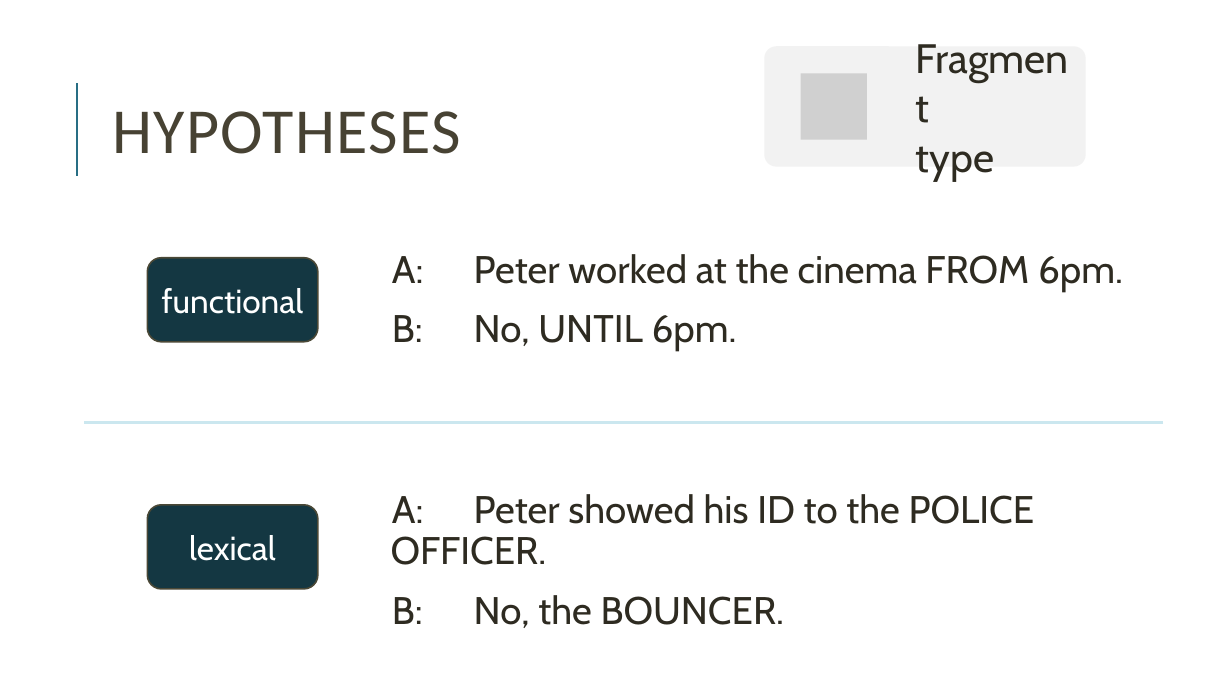
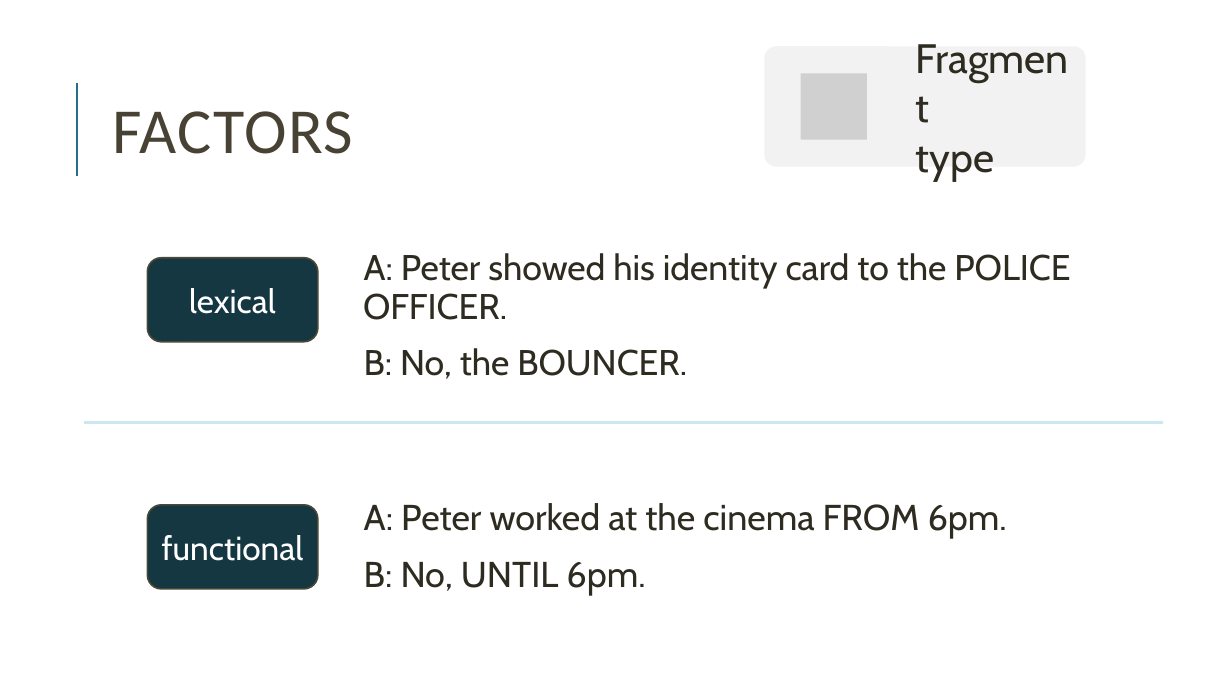
Before and after one commit to miriamschiele/MA, a slide deck: slide 15 of presentation/Miriam Schiele, MA presentation.pptx. Drawn at 1232x693 pixels with LibreOffice and Linux fonts; fonts in the diff are those of the drawing; grey boxes stand for pictures. Boxes give left, top, right and bottom in pixels: in the first picture for what was removed or moved away, otherwise in the second. Text is boxed around its words. In the diff, an @@ line names an element or a change of style, - is before the commit and + after.

```diff
--- a/presentation/Miriam Schiele, MA presentation.pptx
+++ b/presentation/Miriam Schiele, MA presentation.pptx
@@ title at (x1=113, y1=111, x2=353, y2=154): text changed @@
-HYPOTHESES
+FACTORS
@@ text "A: Peter showed his identity ..." moved from (x1=391, y1=494, x2=1035, y2=628) to (x1=363, y1=253, x2=1070, y2=379) @@
@@ text at (x1=363, y1=253, x2=1070, y2=320): text changed; size 30 to 27.8 pt @@
-  A: Peter showed his ID to the POLICE OFFICER.
+  A: Peter showed his identity card to the POLICE OFFICER.
@@ text in rounded rectangle at (x1=189, y1=288, x2=276, y2=314): text changed @@
-functional
+lexical
@@ text at (x1=364, y1=348, x2=687, y2=379): size 30 to 27.8 pt in "B: No, the BOUNCER." @@
@@ text "A: Peter worked at the ..." moved from (x1=392, y1=254, x2=1123, y2=352) to (x1=364, y1=503, x2=1007, y2=596) @@
@@ text "A: Peter worked at the ..." at (x1=364, y1=503, x2=1007, y2=596): size 30 to 28 pt @@
@@ text in rounded rectangle at (x1=162, y1=535, x2=304, y2=561): text changed @@
-lexical
+functional
```
Also in this commit, not shown: 7 other slides changed, 7 slides added, 1 other file.
